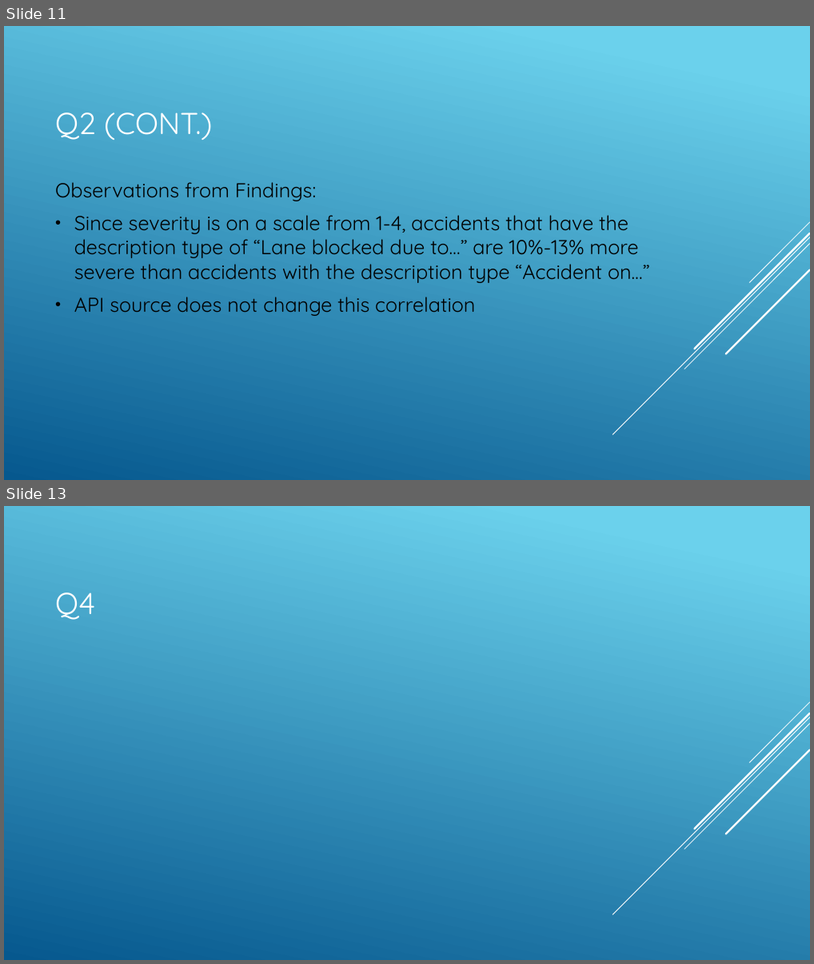
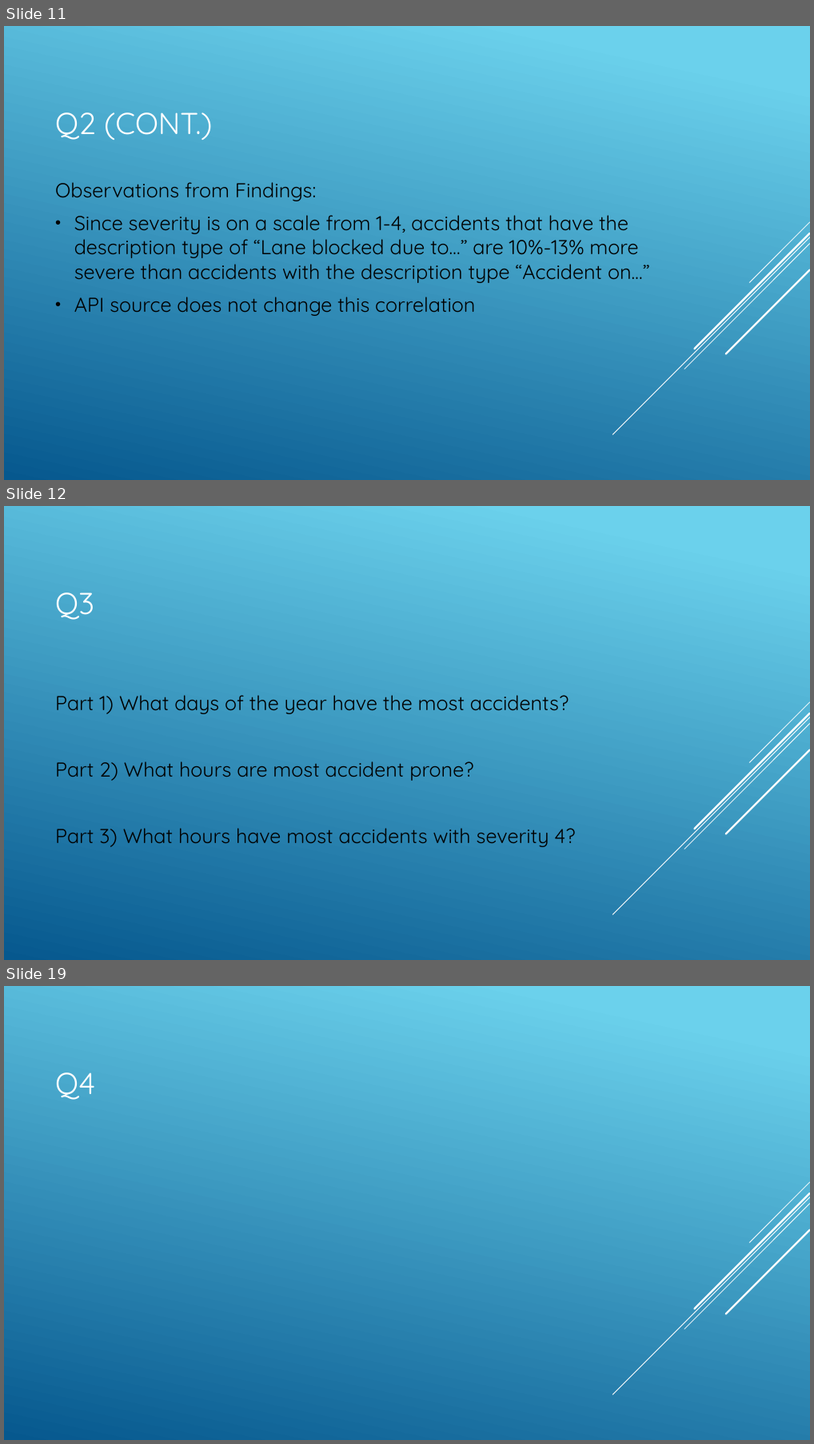
Before and after one commit to jyoo18/csc369FinalProject, a slide deck: slides.pptx. Shown one above the other, each under a label of ours: slides 11 and 13 before the commit, slides 11, 12 and 19 after it; the slides between them are not shown. The pictures are 814x964 and 814x1444 pixels, drawn with LibreOffice and Linux fonts; fonts in the diff are those of the drawing. Boxes give left, top, right and bottom in pixels: in the first picture for what was removed or moved away, otherwise in the second. Text is boxed around its words. In the diff, an @@ line names an element or a change of style, - is before the commit and + after.

```diff
--- a/slides.pptx
+++ b/slides.pptx
@@ slide 12 added at bbox=[4, 506, 810, 960], background gradient #6ED2EB to #06588E; not listed: 5 template elements that a slide beside it also shows @@
@@ title added at bbox=[55, 592, 94, 620], 36 pt, text #FFFFFF @@
+Q3
@@ text added at bbox=[55, 695, 575, 847], 24 pt, text #000000 @@
+Part 1) What days of the year have the most accidents?
+Part 2) What hours are most accident prone?
+Part 3) What hours have most accidents with severity 4?
@@ what was slide 13 is now slide 19 @@
```
Also in this commit, not shown: 2 slides changed, 6 other slides added, 1 slide removed.
